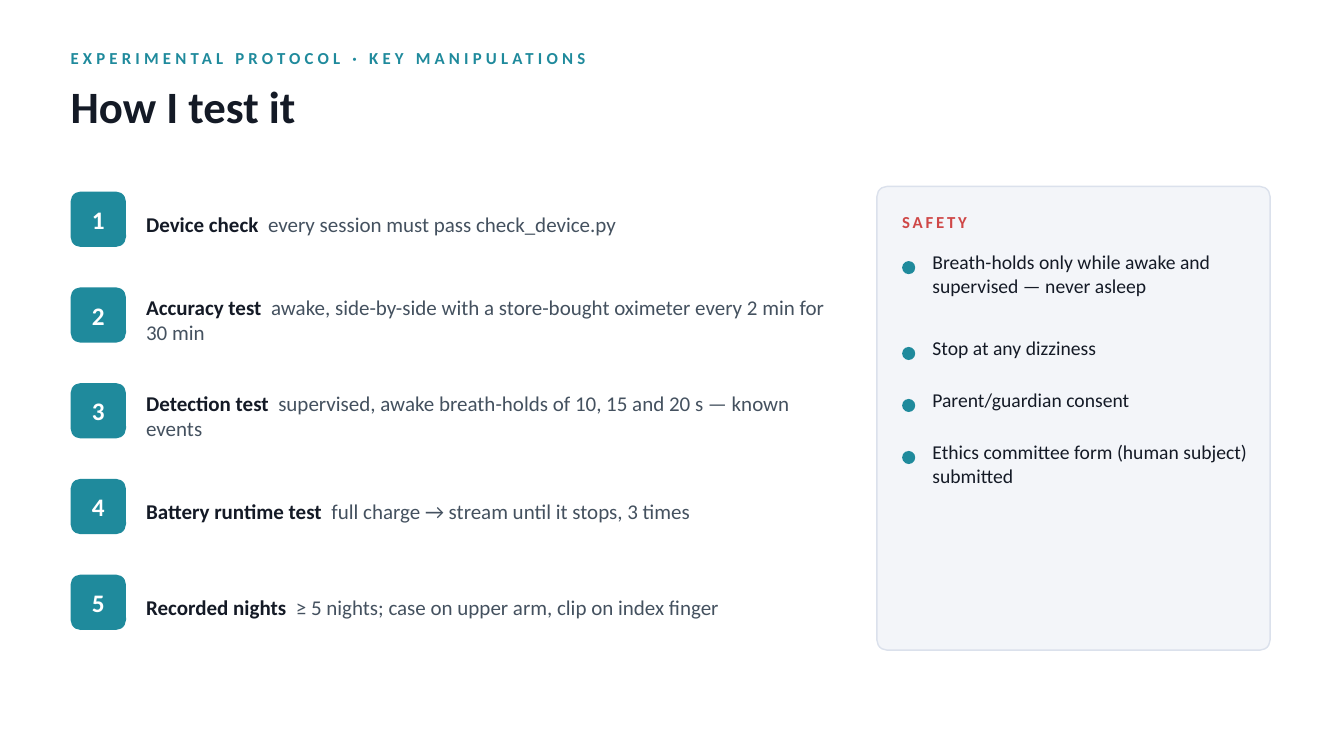
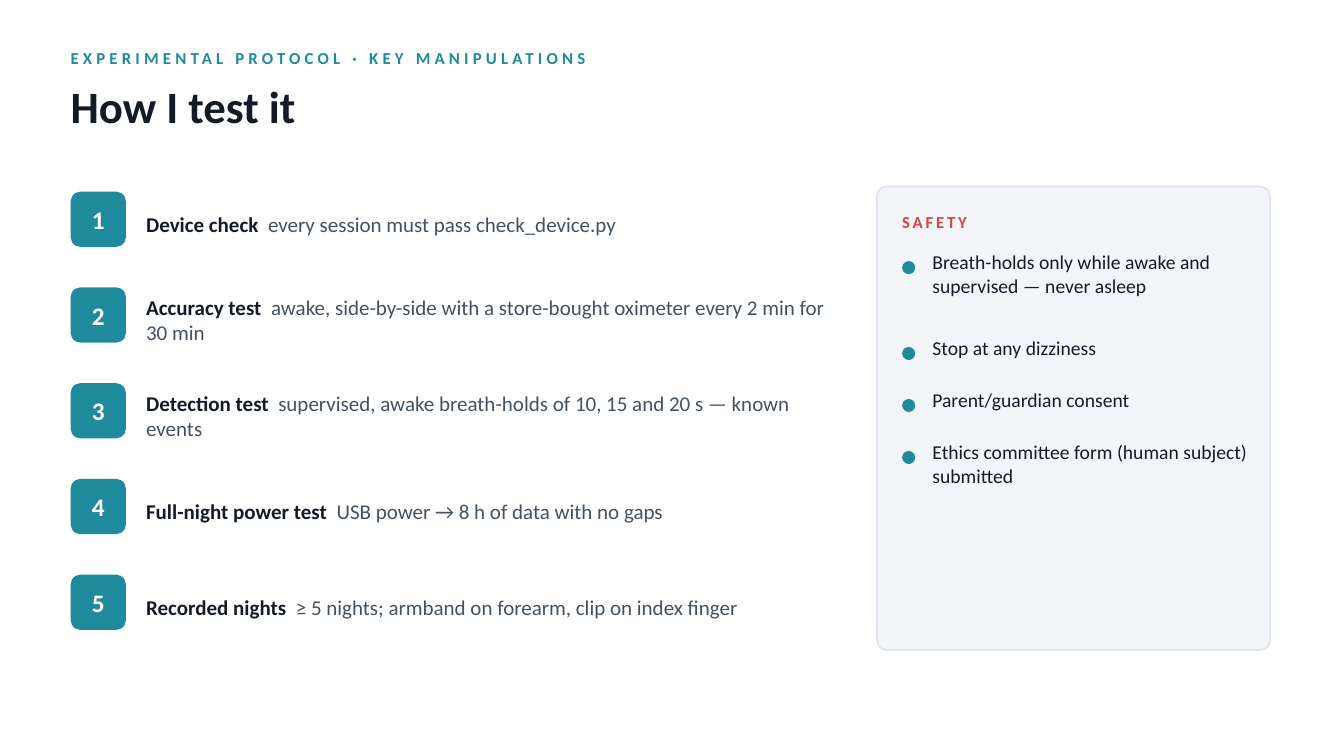
Before and after one commit to gabrielamamanestudent-wq/teetomivV2, a slide deck: slide 6 of science-fair/night-signal/Night_Signal_Presentation.pptx. Drawn at 1344x756 pixels with LibreOffice and Linux fonts; fonts in the diff are those of the drawing. Boxes give left, top, right and bottom in pixels: in the first picture for what was removed or moved away, otherwise in the second. Text is boxed around its words. In the diff, an @@ line names an element or a change of style, - is before the commit and + after.

```diff
--- a/science-fair/night-signal/Night_Signal_Presentation.pptx
+++ b/science-fair/night-signal/Night_Signal_Presentation.pptx
@@ text at (146,504,663,523): text changed @@
-Battery runtime test full charge → stream until it stops, 3 times
+Full-night power test USB power → 8 h of data with no gaps
@@ text at (146,600,738,619): text changed @@
-Recorded nights ≥ 5 nights; case on upper arm, clip on index finger
+Recorded nights ≥ 5 nights; armband on forearm, clip on index finger
```
Also in this commit, not shown: 6 other slides changed, 11 other files.
